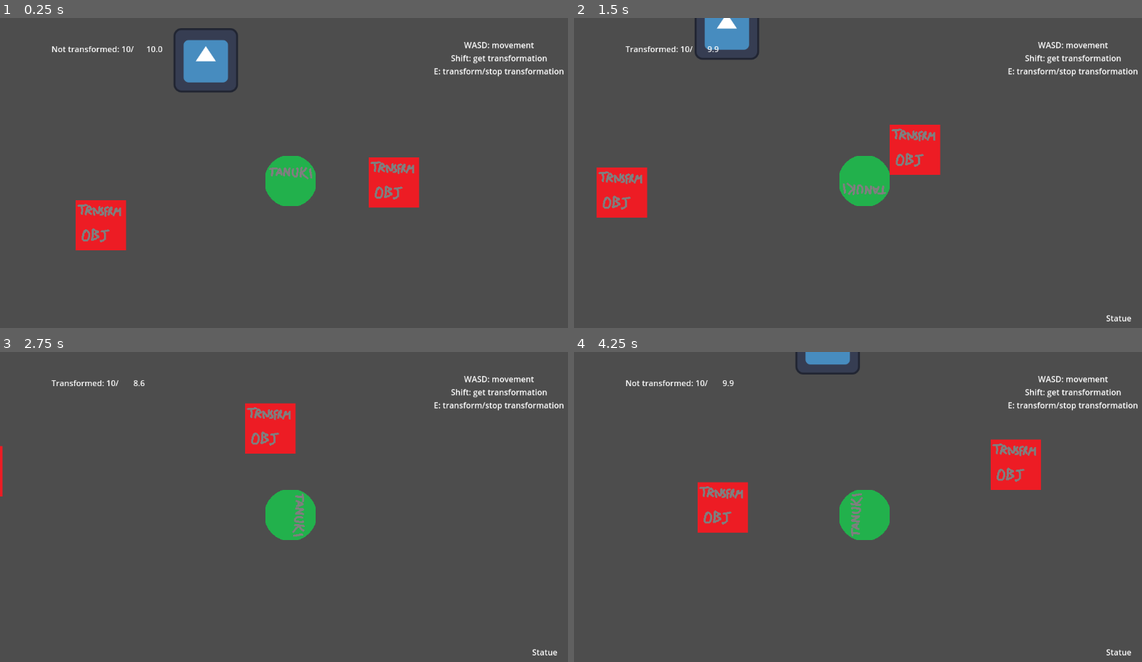
Above: before the commit, frames 1-4 (two rows, left to right).
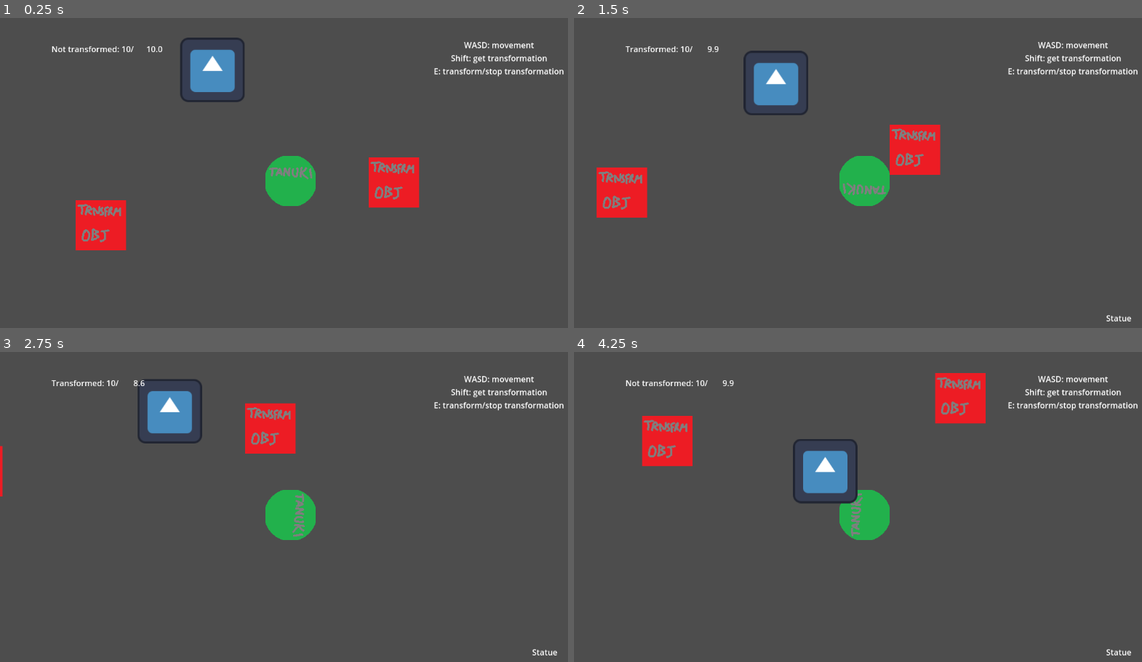
Above: after the commit, the same moments.

Repository: FinalExa/Tanuki
Game: Godot game, scene res://_Scenes/player_transform_test.tscn
Two runs of this game, one before a commit and one after it. Both use one fixed random seed, a clock stepped at 60 frames per second and the inputs below. The engine's default icon, where the game draws it, is replaced by a stand-in: a white triangle on a blue panel in a dark square.
Inputs:
- Up to frame 1 (0.25 s): no input
- Up to frame 2 (1.5 s): hold D (right) 0.53-1.28 s; tap Shift (interact) at 0.6 s; hold S (down) from 1.28 s (still down); tap E (transformation) at 1.35 s
- Up to frame 3 (2.75 s): release S (down) at 2.03 s; hold D (right) from 2.03 s (still down); tap Shift (interact) at 2.1 s
- Up to frame 4 (4.25 s): release D (right) at 2.78 s; hold W (up) 2.78-3.53 s; tap E (transformation) at 2.85 s; hold A (left) from 3.53 s (still down); tap Shift (interact) at 3.6 s

The runs differ from the first frame. In frame 1, 1.4% of the frame differs, in the area x 30-44%, y 3-28%; in frame 2, 2.4%; in frame 3, 1.4%; in frame 4, 7.7%, in the area x 11-83%, y 0-59%.
Error before the commit: Invalid access to property or key 'position' on a base object of type 'null instance'. (res://_Scenes/GuardMovement.gd:29)
Error after the commit: Invalid assignment of property or key 'parent' with value of type 'Node (BT_Sequence)' on a base object of type 'Nil'. (res://BehaviorTree/Scripts/BT_Node.gd:2…

Commit message:
BT logic implemented, not working yet

Diff:
--- /dev/null
+++ b/BehaviorTree/Scripts/BT_Node.gd
@@ -0,0 +1,28 @@
+class_name BT_Node
+extends Node
+
+enum NodeState
+{
+	RUNNING,
+	SUCCESS,
+	FAILURE
+}
+
+var state: NodeState
+
+var parent: BT_Node
+var children = []
+
+func _setNullParent():
+	parent = null
+
+func _setChildren(children):
+	for i in children.size():
+		_Attach(children[i])
+
+func _Attach(node: BT_Node):
+	node.parent = self
+	children.push_back(node)
+
+func Evaluate():
+	return NodeState.FAILURE
--- /dev/null
+++ b/BehaviorTree/Scripts/BT_Selector.gd
@@ -0,0 +1,19 @@
+class_name BT_Selector
+extends BT_Node
+
+func Evaluate():
+	for i in children.size():
+		if (children[i].Evaluate() == NodeState.FAILURE):
+			continue
+		else:
+			if (children[i].Evaluate() == NodeState.SUCCESS):
+				state = NodeState.SUCCESS
+				return state
+			else:
+				if (children[i].Evaluate() == NodeState.RUNNING):
+					state = NodeState.RUNNING
+					return state
+				else:
+					continue
+	state = NodeState.FAILURE
+	return state
--- /dev/null
+++ b/BehaviorTree/Scripts/BT_Sequence.gd
@@ -0,0 +1,26 @@
+class_name BT_Sequence
+extends BT_Node
+
+func Evaluate():
+	var anyChildIsRunning: bool
+	anyChildIsRunning = false
+
+	for i in children.size():
+		if (children[i].Evaluate() == NodeState.FAILURE):
+			state = NodeState.FAILURE
+			return state
+		else:
+			if (children[i].Evaluate() == NodeState.SUCCESS):
+				continue
+			else:
+				if (children[i].Evaluate() == NodeState.RUNNING):
+					anyChildIsRunning = true
+					return state
+				else:
+					state = NodeState.SUCCESS
+					return state
+	if (anyChildIsRunning == true):
+		state = NodeState.SUCCESS
+	else:
+		state = NodeState.FAILURE
+	return state
--- /dev/null
+++ b/BehaviorTree/Scripts/BT_Task.gd
@@ -0,0 +1,6 @@
+class_name BT_Task
+extends BT_Node
+
+func Evaluate():
+	print("ciaoooo")
+	return NodeState.SUCCESS
--- /dev/null
+++ b/BehaviorTree/Scripts/BehaviorTree.gd
@@ -0,0 +1,14 @@
+class_name BehaviorTree
+extends Node
+
+var _root: BT_Node = null
+
+func _ready():
+	SetupTree()
+
+func _process(delta):
+	if (_root!=null):
+		_root.Evaluate()
+
+func SetupTree():
+	pass
--- /dev/null
+++ b/BehaviorTree/Scripts/GuardBT.gd
@@ -0,0 +1,10 @@
+extends BehaviorTree
+
+func SetupTree():
+	var root: BT_Node
+	root = BT_Sequence.new()
+	root._setChildren([
+		BT_Selector.new()._setChildren([
+			BT_Task.new()
+		])
+	])
--- a/_Scenes/GuardMovement.gd
+++ b/Enemies/Scripts/GuardMovement.gd
@@ -26,17 +26,22 @@
 	navigation_agent.target_position = movement_target
 
 func _physics_process(delta):
+	navigation()
+	move_and_slide()
+
+func navigation():
 	movement_target_position = target.position
-	navigation_agent.target_position = movement_target_position
-	if navigation_agent.is_navigation_finished():
-		return
+	if(movement_target_position!=null):
+		navigation_agent.target_position = movement_target_position
+		if navigation_agent.is_navigation_finished():
+			return
 
-	var current_agent_position: Vector2 = global_position
-	var next_path_position: Vector2 = navigation_agent.get_next_path_position()
+		var current_agent_position: Vector2 = global_position
+		var next_path_position: Vector2 = navigation_agent.get_next_path_position()
 
-	var new_velocity: Vector2 = next_path_position - current_agent_position
-	new_velocity = new_velocity.normalized()
-	new_velocity = new_velocity * movement_speed
-
-	velocity = new_velocity
-	move_and_slide()
+		var new_velocity: Vector2 = next_path_position - current_agent_position
+		new_velocity = new_velocity.normalized()
+		new_velocity = new_velocity * movement_speed
+		velocity = new_velocity
+	else:
+		velocity = Vector2.ZERO
--- a/Enemies/guard.tscn
+++ b/Enemies/guard.tscn
@@ -1,6 +1,6 @@
 [gd_scene load_steps=4 format=3 uid="uid://dklyu63ryx73f"]
 
-[ext_resource type="Script" path="res://_Scenes/GuardMovement.gd" id="1_lv0fd"]
+[ext_resource type="Script" path="res://Enemies/Scripts/GuardMovement.gd" id="1_lv0fd"]
 [ext_resource type="Texture2D" uid="uid://dn7bqp3hsgrfj" path="res://icon.svg" id="2_7u3uy"]
 
 [sub_resource type="CircleShape2D" id="CircleShape2D_2aaw5"]
--- a/TransformationObjects/Scripts/TriggerArea.gd
+++ b/TransformationObjects/Scripts/TriggerArea.gd
@@ -2,8 +2,8 @@
 
 signal set_changeTrs_available
 
-func _on_body_entered(body):
+func _on_body_entered(_body):
 	emit_signal("set_changeTrs_available", true)
 
-func _on_body_exited(body):
+func _on_body_exited(_body):
 	emit_signal("set_changeTrs_available", false)
--- a/_Scenes/player_transform_test.tscn
+++ b/_Scenes/player_transform_test.tscn
@@ -1,8 +1,9 @@
-[gd_scene load_steps=5 format=3 uid="uid://d34wwl7yqbe5r"]
+[gd_scene load_steps=6 format=3 uid="uid://d34wwl7yqbe5r"]
 
 [ext_resource type="PackedScene" uid="uid://dvqsbkk55uw2f" path="res://PlayerCharacter/PlayerCharacter.tscn" id="1_lxk7a"]
 [ext_resource type="PackedScene" uid="uid://dkix8gwtvv1ki" path="res://TransformationObjects/transformation_object.tscn" id="2_67gti"]
 [ext_resource type="PackedScene" uid="uid://dklyu63ryx73f" path="res://Enemies/guard.tscn" id="3_kj1fg"]
+[ext_resource type="Script" path="res://BehaviorTree/Scripts/GuardBT.gd" id="4_su130"]
 
 [sub_resource type="NavigationPolygon" id="NavigationPolygon_71oav"]
 vertices = PackedVector2Array(576, 320, -576, 320, -576, -320, 576, -320)
@@ -22,10 +23,15 @@
 transformedName = "Poop"
 transformedMaxSpeed = 1000
 
-[node name="Guard" parent="." instance=ExtResource("3_kj1fg")]
+[node name="Guard" parent="." node_paths=PackedStringArray("target") instance=ExtResource("3_kj1fg")]
+movement_speed = 100
+target = NodePath("../PlayerCharacter")
 
 [node name="NavigationRegion2D" type="NavigationRegion2D" parent="."]
 navigation_polygon = SubResource("NavigationPolygon_71oav")
+
+[node name="BehaviorTree" type="Node2D" parent="."]
+script = ExtResource("4_su130")
 
 [connection signal="set_trs_notReady" from="TransformationObject" to="PlayerCharacter" method="_on_transformation_object_set_trs_not_ready"]
 [connection signal="set_trs_ready" from="TransformationObject" to="PlayerCharacter" method="_on_transformation_object_set_trs_ready"]
